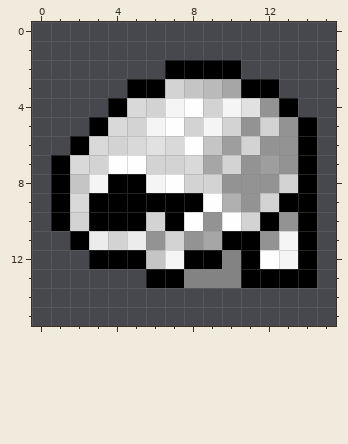
Pixel-art sprite, stored at assets/items/cloth.png. That is the earlier state.
The file is 16x16 pixels. Colours within 5 levels of each other are drawn and written as one.
Now the later version:
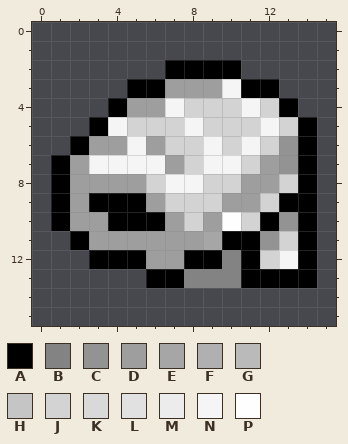
Palette (. is transparent): A #000000  B #838383  C #939393  D #9e9e9e  E #a6a6a6  F #b0b0b0  G #bababa  H #c5c5c5  J #d3d3d3  K #d9d9d9  L #e1e1e1  M #ececec  N #f5f5f5  P #fefefe
The exact change:
@@ x 0..15 @@
  2 .......AAAA.....
- 3 .....AAJHGEAA...
- 4 ....AKJNPJNLCA..
- 5 ...AKJNPJNJCJCA.
- 6 ..AKJKLKPHDJCCA.
- 7 .AKJPPJJKEJCDCA.
- 8 .AHNAANPJJCCCJA.
- 9 .AKAAAAAAPFCJAA.
-10 .AJAAAJAPCPJACA.
-11 ..AMJMCJCEAACNA.
-12 ...AAAHNAABAPNA.
+ 3 .....AADDDNAA...
+ 4 ....ADDNJJJNJA..
+ 5 ...ANJJJNJJJNJA.
+ 6 ..ADDNDJJNJNJCA.
+ 7 .ADNNNNDJNNJDCA.
+ 8 .ADDDDJNNJJDDJA.
+ 9 .ADAAADJJJDDJAA.
+10 .ADDAAADJDPJACA.
+11 ..ADDDDDDEAACJA.
+12 ...AAADDAABAJNA.
 13 ......AABBBAAAA.
Where, in picture pixels (left, top, right, bottom), the same in both pictures:
changed: (70, 79, 298, 269)
